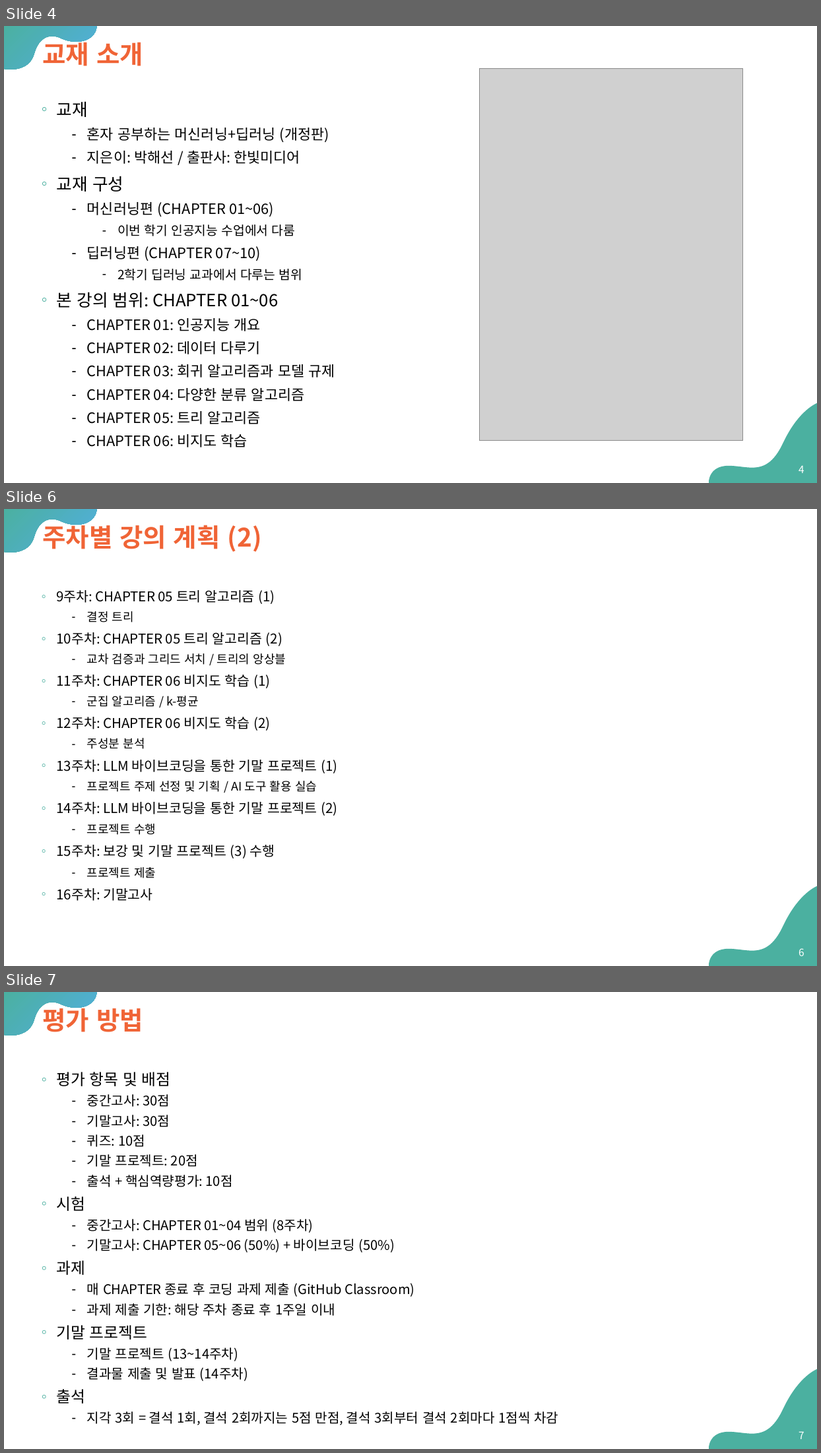
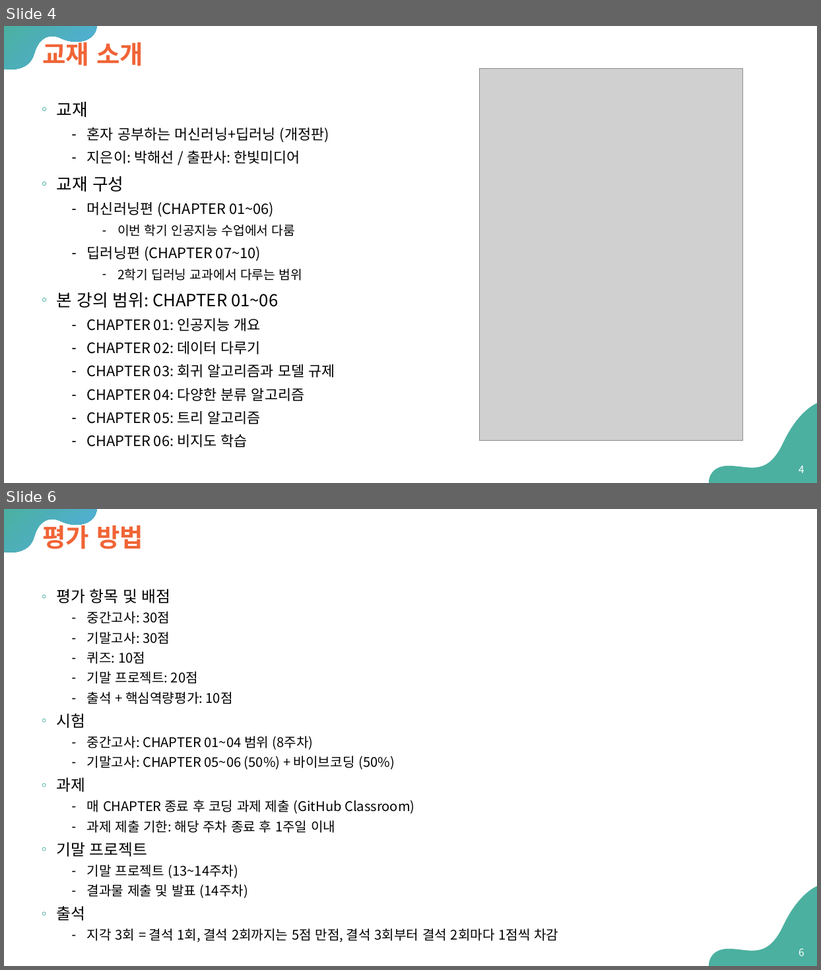
Before and after one commit to Sangdon-Park/Sangdon-Park.github.io, a slide deck: data/인공지능/00 - preview.pptx. Shown one above the other, each under a label of ours: slides 4, 6 and 7 before the commit, slides 4 and 6 after it; the slides between them are not shown. The pictures are 821x1453 and 821x970 pixels, drawn with LibreOffice and Linux fonts; fonts in the diff are those of the drawing; grey boxes stand for pictures. Boxes give left, top, right and bottom in pixels: in the first picture for what was removed or moved away, otherwise in the second. Text is boxed around its words. In the diff, an @@ line names an element or a change of style, - is before the commit and + after.

```diff
--- a/data/인공지능/00 - preview.pptx
+++ b/data/인공지능/00 - preview.pptx
@@ slide 6 removed at (4,509,817,966), background #FFFFFF; not listed: 2 template elements that a slide beside it also shows @@
@@ title removed at (42,521,262,552) @@
-주차별 강의 계획 (2)
@@ text removed at (57,590,338,901) @@
-◦ 9주차: CHAPTER 05 트리 알고리즘 (1)
-  ⁃ 결정 트리
-◦ 10주차: CHAPTER 05 트리 알고리즘 (2)
-  ⁃ 교차 검증과 그리드 서치 / 트리의 앙상블
-◦ 11주차: CHAPTER 06 비지도 학습 (1)
-  ⁃ 군집 알고리즘 / k-평균
-◦ 12주차: CHAPTER 06 비지도 학습 (2)
-  ⁃ 주성분 분석
-◦ 13주차: LLM 바이브코딩을 통한 기말 프로젝트 (1)
-  ⁃ 프로젝트 주제 선정 및 기획 / AI 도구 활용 실습
-◦ 14주차: LLM 바이브코딩을 통한 기말 프로젝트 (2)
-  ⁃ 프로젝트 수행
-◦ 15주차: 보강 및 기말 프로젝트 (3) 수행
-  ⁃ 프로젝트 제출
-◦ 16주차: 기말고사
@@ page number removed at (799,949,805,956) @@
-6
@@ what was slide 7 is now slide 6 @@
@@ page number at (799,949,805,956): text changed @@
-7
+6
```
Also in this commit, not shown: 1 slide changed.
